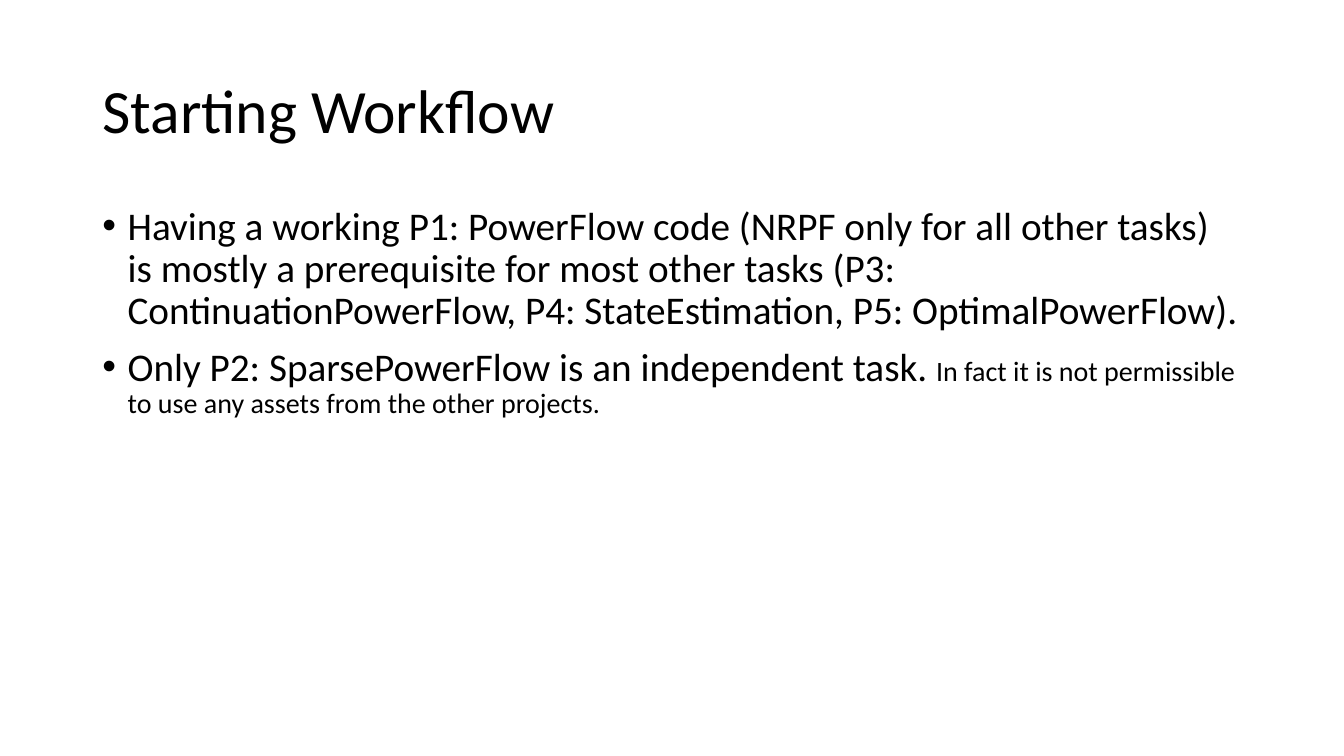
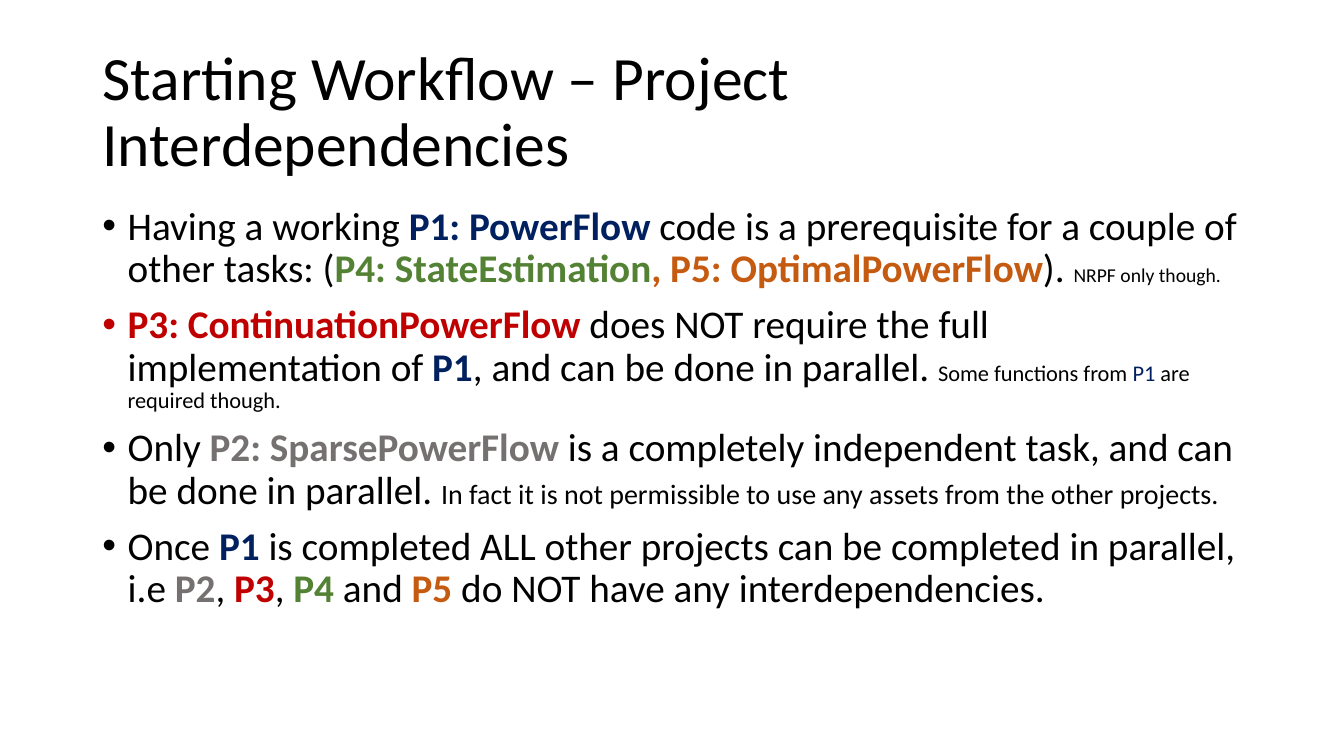
Before and after one commit to Realife-Brahmin/OriginalDocsHub, a slide deck: slide 1 of ee521/plan_for_ee521_in_julia/ee521_julia_plan.pptx. Drawn at 1344x756 pixels with LibreOffice and Linux fonts; fonts in the diff are those of the drawing. Boxes give left, top, right and bottom in pixels: in the first picture for what was removed or moved away, otherwise in the second. Text is boxed around its words. In the diff, an @@ line names an element or a change of style, - is before the commit and + after.

Commit message:
colour coded project names and added more functions to modules

```diff
--- a/ee521/plan_for_ee521_in_julia/ee521_julia_plan.pptx
+++ b/ee521/plan_for_ee521_in_julia/ee521_julia_plan.pptx
@@ title at box(102, 57, 790, 176): text changed @@
-Starting Workflow
+Starting Workflow – Project Interdependencies
@@ text at box(128, 212, 1237, 609): text changed @@
-• Having a working P1: PowerFlow code (NRPF only for all other tasks) is mostly a prerequisite for most other tasks (P3: ContinuationPowerFlow, P4: StateEstimation, P5: OptimalPowerFlow).
-• Only P2: SparsePowerFlow is an independent task. In fact it is not permissible to use any assets from the other projects.
+• Having a working P1: PowerFlow code is a prerequisite for a couple of other tasks: (P4: StateEstimation, P5: OptimalPowerFlow). NRPF only though.
+• P3: ContinuationPowerFlow does NOT require the full implementation of P1, and can be done in parallel. Some functions from P1 are required though.
+• Only P2: SparsePowerFlow is a completely independent task, and can be done in parallel. In fact it is not permissible to use any assets from the other projects.
+• Once P1 is completed ALL other projects can be completed in parallel, i.e P2, P3, P4 and P5 do NOT have any interdependencies.
```
Also in this commit, not shown: 3 other slides changed.
